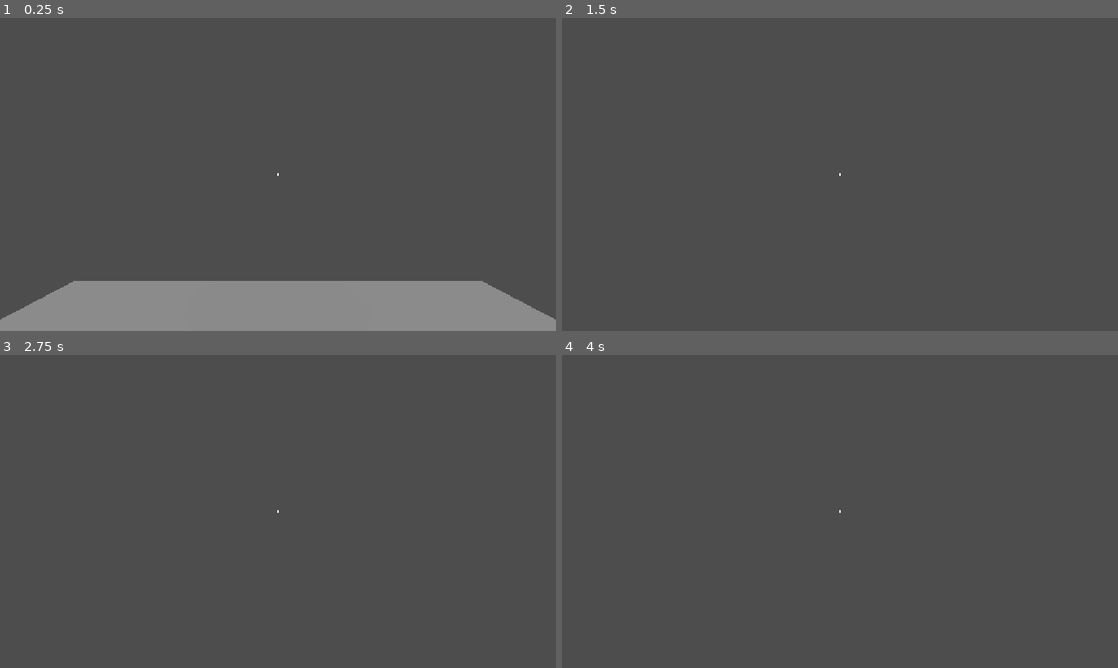
Above: before the commit, frames 1-4 (two rows, left to right).
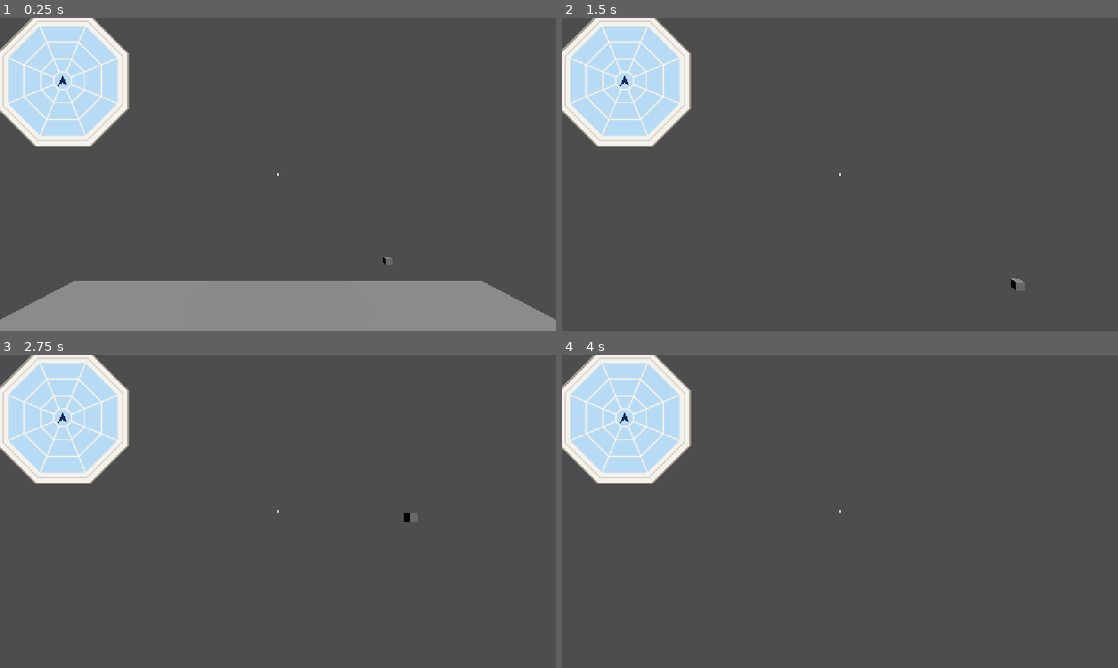
Above: after the commit, the same moments.

Repository: Roclight-Code/Into-The-Stars
Game: Godot game, scene res://Main.tscn
The game is run twice, just before and just after one commit, with the same random seed, the same clock (stepped at 60 frames per second) and the same inputs.
Inputs (mouse positions are in pixels of both pictures, inside the frame that each line leads up to):
- Up to frame 1 (0.25 s): no input
- Up to frame 2 (1.5 s): tap Enter (ui_accept) at 0.5, 0.77 s; move the mouse to (867, 174) at 0.52 s; hold E (interact) 0.53-1.28 s; hold Up (ui_up) from 0.53 s (still down); move the mouse to (812, 174) at 1.27 s; tap E (interact) at 1.35 s
- Up to frame 3 (2.75 s): keep holding Up (ui_up); tap Enter (ui_accept) at 1.52 s; move the mouse to (289, 505) at 2.02 s; hold E (interact) from 2.03 s (still down)
- Up to frame 4 (4 s): keep holding Up (ui_up); move the mouse to (834, 517) at 2.77 s; release E (interact) at 2.78 s; tap E (interact) at 2.85 s; tap Enter (ui_accept) at 3.02, 3.77 s; move the mouse to (878, 514) at 3.52 s; hold E (interact) from 3.53 s (still down)

The runs differ from the first frame. In frame 1, 8.2% of the frame differs, in the area x 0-71%, y 0-79%; in frame 2, 8.2%, in the area x 0-84%, y 0-88%; in frame 3, 8.2%; in frame 4, 8.1%.

Commit message:
Mini-map with collision detection

Diff:
--- a/Main.tscn
+++ b/Main.tscn
@@ -4,6 +4,7 @@
 [ext_resource type="Script" uid="uid://beqw3x6tsvhm8" path="res://player_interact_raycast.gd" id="2_cm0pq"]
 [ext_resource type="Script" uid="uid://clgnb5oct7l25" path="res://rover_static_body.gd" id="3_cm0pq"]
 [ext_resource type="Script" uid="uid://bq7jnri3lw4nk" path="res://static_body_3d.gd" id="4_cm0pq"]
+[ext_resource type="Script" uid="uid://bgugf3lo84p5p" path="res://control.gd" id="5_fos0i"]
 
 [sub_resource type="GDScript" id="GDScript_cm0pq"]
 script/source = "extends Camera3D
@@ -23,6 +24,10 @@
 [sub_resource type="CylinderShape3D" id="CylinderShape3D_0alb6"]
 
 [sub_resource type="CylinderMesh" id="CylinderMesh_ayyc1"]
+
+[sub_resource type="BoxShape3D" id="BoxShape3D_ayyc1"]
+
+[sub_resource type="BoxMesh" id="BoxMesh_ayyc1"]
 
 [node name="Main (Node3D)" type="Node3D" unique_id=1445796514]
 
@@ -120,5 +125,25 @@
 [node name="MeshInstance3D" type="MeshInstance3D" parent="StaticBody3D" unique_id=1350618305]
 mesh = SubResource("CylinderMesh_ayyc1")
 
+[node name="CanvasLayer" type="CanvasLayer" parent="." unique_id=1830825600]
+
+[node name="Control" type="Control" parent="CanvasLayer" unique_id=689648934 node_paths=PackedStringArray("target")]
+custom_minimum_size = Vector2(260, 260)
+layout_mode = 3
+anchors_preset = 0
+offset_right = 260.0
+offset_bottom = 260.0
+script = ExtResource("5_fos0i")
+target = NodePath("../../RoverStaticBody")
+
+[node name="TestWall" type="StaticBody3D" parent="." unique_id=1592318661]
+transform = Transform3D(1, 0, 0, 0, 1, 0, 0, 0, 1, 17.89424, 0, -33.253838)
+
+[node name="CollisionShape3D" type="CollisionShape3D" parent="TestWall" unique_id=1843720641]
+shape = SubResource("BoxShape3D_ayyc1")
+
+[node name="MeshInstance3D" type="MeshInstance3D" parent="TestWall" unique_id=947740466]
+mesh = SubResource("BoxMesh_ayyc1")
+
 [connection signal="held" from="StaticBody3D" to="RoverStaticBody" method="_on_up_held"]
 [connection signal="released" from="StaticBody3D" to="RoverStaticBody" method="_on_button_released"]
--- /dev/null
+++ b/SonarMap.gd
@@ -0,0 +1,88 @@
+extends Control
+class_name SonarMap
+
+@export var target: Node3D                       # whatever sits at the center of the map
+@export_flags_3d_physics var scan_mask := 3      # layers 1 + 2 (walls + enemies)
+@export var enemy_group := "enemy"
+@export var ring_distances: Array[float] = [3.0, 8.0, 15.0]    # world units: very close, closer, far
+@export var ring_pixels: Array[float] = [45.0, 80.0, 115.0]    # outer radius of each ring on screen
+@export var scan_interval := 0.1
+
+const DIRS := 8
+var _cells: Array = []     # per direction: null or {"ring": int, "enemy": bool}
+var _timer := 0.0
+var alert := false         # true when something is in the very-close ring
+
+func _ready() -> void:
+	_cells.resize(DIRS)
+	_cells.fill(null)
+
+func _process(delta: float) -> void:
+	_timer += delta
+	if _timer >= scan_interval:
+		_timer = 0.0
+		_scan()
+	queue_redraw()
+
+func _scan() -> void:
+	if target == null:
+		return
+	var space := target.get_world_3d().direct_space_state
+	var origin := target.global_position + Vector3.UP * 0.5
+	var max_d: float = ring_distances.back()
+	alert = false
+	for i in DIRS:
+		var a := TAU * i / DIRS
+		var dir := Vector3(sin(a), 0.0, -cos(a))     # i = 0 is north (-Z), going clockwise
+		var q := PhysicsRayQueryParameters3D.create(origin, origin + dir * max_d, scan_mask)
+		if target is CollisionObject3D:
+			q.exclude = [target.get_rid()]
+		var hit := space.intersect_ray(q)
+		if hit.is_empty():
+			_cells[i] = null
+			continue
+		var d := origin.distance_to(hit.position)
+		var ring := 0
+		while ring < ring_distances.size() - 1 and d > ring_distances[ring]:
+			ring += 1
+		_cells[i] = {"ring": ring, "enemy": hit.collider.is_in_group(enemy_group)}
+		if ring == 0:
+			alert = true
+
+func _draw() -> void:
+	var c := size / 2.0
+	for i in DIRS:
+		var a := TAU * i / DIRS
+		for r in ring_pixels.size():
+			var inner := 18.0 if r == 0 else ring_pixels[r - 1] + 3.0
+			var col := Color(0.2, 0.8, 1.0, 0.12)                     # empty cell
+			var cell = _cells[i]
+			if cell != null and cell.ring == r:
+				col = Color(1, 0.2, 0.2, 0.9) if cell.enemy else Color(0.2, 1.0, 0.6, 0.9)
+			draw_colored_polygon(_wedge(c, a, inner, ring_pixels[r]), col)
+
+	# proximity warning: pulsing red outline
+	if alert:
+		var pulse := 0.5 + 0.5 * sin(Time.get_ticks_msec() * 0.015)
+		draw_arc(c, ring_pixels.back() + 6.0, 0.0, TAU, 64, Color(1, 0.1, 0.1, pulse), 3.0)
+
+	# player arrow: rotates with the target, the map does not
+	var heading := 0.0
+	if target:
+		var f := -target.global_transform.basis.z
+		heading = atan2(f.x, -f.z)
+	draw_set_transform(c, heading)
+	draw_colored_polygon(PackedVector2Array([
+		Vector2(0, -12), Vector2(9, 10), Vector2(0, 5), Vector2(-9, 10)]), Color.WHITE)
+	draw_set_transform(Vector2.ZERO, 0.0)
+
+func _wedge(c: Vector2, a: float, r0: float, r1: float, steps := 6) -> PackedVector2Array:
+	var half := TAU / DIRS / 2.0 - 0.04               # small gap between wedges
+	var pts := PackedVector2Array()
+	for s in steps + 1:
+		var t := a - half + 2.0 * half * s / steps
+		pts.append(c + Vector2(sin(t), -cos(t)) * r1)
+	for s in range(steps, -1, -1):
+		var t := a - half + 2.0 * half * s / steps
+		pts.append(c + Vector2(sin(t), -cos(t)) * r0)
+	return pts
--- /dev/null
+++ b/control.gd
@@ -0,0 +1,129 @@
+extends Control
+class_name control
+
+@export var target: Node3D
+@export_flags_3d_physics var scan_mask := 3
+@export var enemy_group := "enemy"
+@export var ring_distances: Array[float] = [3.0, 8.0, 15.0]
+@export var ring_pixels: Array[float] = [45.0, 80.0, 115.0]
+@export var scan_interval := 0.1
+
+@export var frame_color := Color(0.96, 0.95, 0.92)
+@export var glass_color := Color(0.72, 0.86, 0.96)
+@export var wall_color := Color(0.9, 0.55, 0.2)
+@export var enemy_color := Color(1.0, 0.15, 0.15)
+@export var center_radius := 18.0
+@export var bar_width := 3.0
+
+const DIRS := 8
+const OCT_K := 1.0823922   # 1 / cos(22.5°)
+
+var _cells: Array = []
+var _timer := 0.0
+var alert := false
+
+func _ready() -> void:
+	_cells.resize(DIRS)
+	_cells.fill(null)
+
+func _process(delta: float) -> void:
+	_timer += delta
+	if _timer >= scan_interval:
+		_timer = 0.0
+		_scan()
+	queue_redraw()
+
+func _scan() -> void:
+	if target == null:
+		return
+	var space := target.get_world_3d().direct_space_state
+	var origin := target.global_position + Vector3.UP * 0.5
+	var max_d: float = ring_distances.back()
+	alert = false
+	for i in DIRS:
+		var a := TAU * i / DIRS
+		var dir := Vector3(sin(a), 0.0, -cos(a))
+		var q := PhysicsRayQueryParameters3D.create(origin, origin + dir * max_d, scan_mask)
+		if target is CollisionObject3D:
+			q.exclude = [target.get_rid()]
+		var hit := space.intersect_ray(q)
+		if hit.is_empty():
+			_cells[i] = null
+			continue
+		var d := origin.distance_to(hit.position)
+		var ring := 0
+		while ring < ring_distances.size() - 1 and d > ring_distances[ring]:
+			ring += 1
+		_cells[i] = {"ring": ring, "enemy": hit.collider.is_in_group(enemy_group)}
+		if ring == 0:
+			alert = true
+
+func _draw() -> void:
+	var c := size / 2.0
+	var outer: float = ring_pixels.back()
+
+	# window molding, drawn outside-in
+	draw_colored_polygon(_oct(c, outer + 22.0), Color(0.62, 0.60, 0.56))
+	draw_colored_polygon(_oct(c, outer + 19.0), frame_color)
+	draw_colored_polygon(_oct(c, outer + 10.0), frame_color.darkened(0.12))
+	draw_colored_polygon(_oct(c, outer + 7.0), frame_color)
+
+	# glass
+	draw_colored_polygon(_oct(c, outer), glass_color)
+
+	# lit cells
+	for i in DIRS:
+		var cell = _cells[i]
+		if cell == null:
+			continue
+		var r: int = cell.ring
+		var inner := center_radius if r == 0 else ring_pixels[r - 1]
+		var col := enemy_color if cell.enemy else wall_color
+		draw_colored_polygon(_cell(c, TAU * i / DIRS, inner, ring_pixels[r]), col)
+
+	# window bars: ring outlines + 8 spokes
+	for r in ring_pixels.size():
+		_outline(c, ring_pixels[r])
+	_outline(c, center_radius)
+	for k in DIRS:
+		var t := TAU * (k + 0.5) / DIRS
+		var d := Vector2(sin(t), -cos(t))
+		draw_line(c + d * center_radius * OCT_K, c + d * outer * OCT_K, frame_color, bar_width, true)
+
+	# proximity warning: pulsing outline on the molding
+	if alert:
+		var pulse := 0.5 + 0.5 * sin(Time.get_ticks_msec() * 0.015)
+		var pts := _oct(c, outer + 14.0)
+		pts.append(pts[0])
+		draw_polyline(pts, Color(1, 0.1, 0.1, pulse), 3.0, true)
+
+	# player arrow: rotates with the target, the map does not
+	var heading := 0.0
+	if target:
+		var f := -target.global_transform.basis.z
+		heading = atan2(f.x, -f.z)
+	draw_set_transform(c, heading)
+	draw_colored_polygon(PackedVector2Array([
+		Vector2(0, -12), Vector2(9, 10), Vector2(0, 5), Vector2(-9, 10)]), Color(0.1, 0.15, 0.3))
+	draw_set_transform(Vector2.ZERO, 0.0)
+
+func _oct(c: Vector2, apothem: float) -> PackedVector2Array:
+	var pts := PackedVector2Array()
+	for k in DIRS:
+		var t := TAU * (k + 0.5) / DIRS
+		pts.append(c + Vector2(sin(t), -cos(t)) * apothem * OCT_K)
+	return pts
+
+func _outline(c: Vector2, apothem: float) -> void:
+	var pts := _oct(c, apothem)
+	pts.append(pts[0])
+	draw_polyline(pts, frame_color, bar_width, true)
+
+func _cell(c: Vector2, a: float, r0: float, r1: float) -> PackedVector2Array:
+	var t0 := a - TAU / DIRS / 2.0
+	var t1 := a + TAU / DIRS / 2.0
+	var v0 := Vector2(sin(t0), -cos(t0))
+	var v1 := Vector2(sin(t1), -cos(t1))
+	return PackedVector2Array([
+		c + v0 * r1 * OCT_K, c + v1 * r1 * OCT_K,
+		c + v1 * r0 * OCT_K, c + v0 * r0 * OCT_K])
Not shown, added: SonarMap.gd.uid
Not shown, added: control.gd.uid
